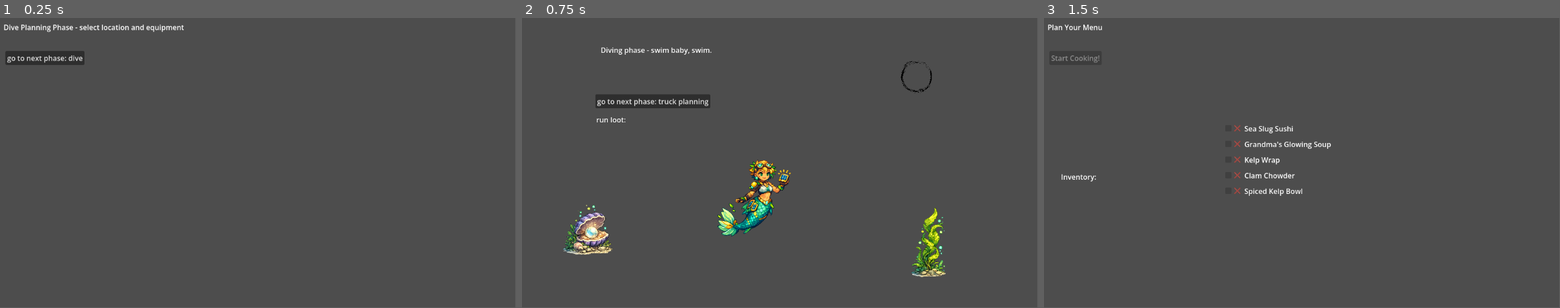
Above: before the commit, frames 1-3 (left to right).
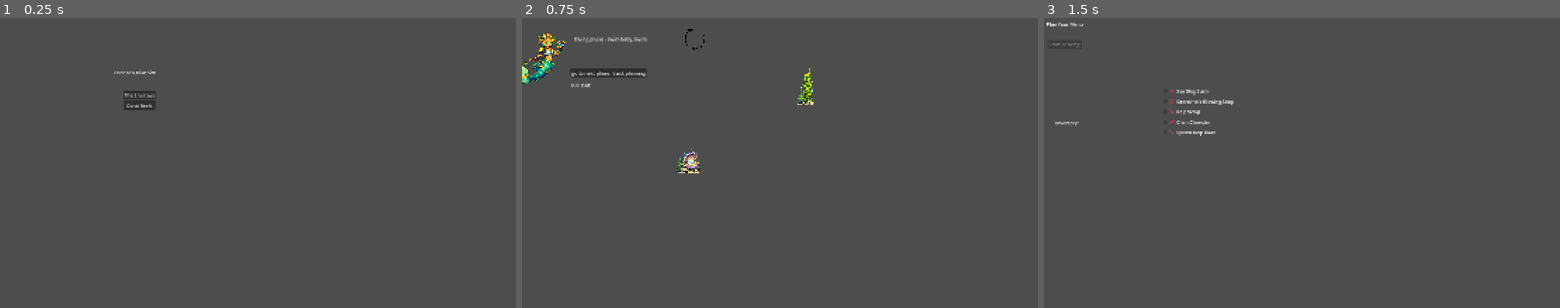
Above: after the commit, the same moments.

Repository: rae-ralston/mermaid-food-truck
Game: Godot game, scene res://scenes/main/main.tscn
Two runs of this game, one before a commit and one after it. Both use one fixed random seed, a clock stepped at 60 frames per second and the inputs below.
Inputs:
- Up to frame 1 (0.25 s): no input
- Up to frame 2 (0.75 s): click "go to next phase: dive" (after the commit: "The Shallows") at 0.5 s
- Up to frame 3 (1.5 s): click "go to next phase: truck plann…" at 1.25 s
In our replay, the window is 799x449 before the commit and 800x450 after it. These sizes can differ from the game's own. Grey fills any space a smaller window leaves; there, only what the larger window draws over its background counts as a difference.

The runs differ from the first frame. In frame 1, 1.4% of the frame differs, in the area x 0-36%, y 2-32%; in frame 2, 6.0%, in the area x 0-83%, y 3-90%; in frame 3, 1.3%.

Commit message:
dive prep phase: choose dive site

Diff:
--- a/data/ingredients/coral_spice.tres
+++ b/data/ingredients/coral_spice.tres
@@ -1,9 +1,11 @@
 [gd_resource type="Resource" script_class="IngredientData" format=3 uid="uid://bnyo7fgknfdqs"]
 
 [ext_resource type="Script" uid="uid://n1yc0ylmvws4" path="res://resources/ingredient_data.gd" id="1_51f30"]
+[ext_resource type="Texture2D" uid="uid://4xcxgkyojg4y" path="res://assets/ingredients/coral_spice.png" id="2_j1ovi"]
 
 [resource]
 script = ExtResource("1_51f30")
 id = &"coral_spice"
 display_name = "Coral Spice"
+sprite = ExtResource("2_j1ovi")
 metadata/_custom_type_script = "uid://n1yc0ylmvws4"
--- a/data/ingredients/glow_algae.tres
+++ b/data/ingredients/glow_algae.tres
@@ -1,9 +1,11 @@
 [gd_resource type="Resource" script_class="IngredientData" format=3 uid="uid://k86vjq2bv5jl"]
 
 [ext_resource type="Script" uid="uid://n1yc0ylmvws4" path="res://resources/ingredient_data.gd" id="1_04jo0"]
+[ext_resource type="Texture2D" uid="uid://s0ialf8bp1il" path="res://assets/ingredients/glow_algae.png" id="2_d4if5"]
 
 [resource]
 script = ExtResource("1_04jo0")
 id = &"glow_algae"
 display_name = "Glow Algae"
+sprite = ExtResource("2_d4if5")
 metadata/_custom_type_script = "uid://n1yc0ylmvws4"
--- a/data/ingredients/sea_slug.tres
+++ b/data/ingredients/sea_slug.tres
@@ -1,9 +1,11 @@
 [gd_resource type="Resource" script_class="IngredientData" format=3 uid="uid://dgfkoyy1lpqx"]
 
 [ext_resource type="Script" uid="uid://n1yc0ylmvws4" path="res://resources/ingredient_data.gd" id="1_ag73p"]
+[ext_resource type="Texture2D" uid="uid://bswlecxwtdxfr" path="res://assets/ingredients/sea_slug.png" id="2_1o0jl"]
 
 [resource]
 script = ExtResource("1_ag73p")
 id = &"sea_slug"
 display_name = "Sea Slug"
+sprite = ExtResource("2_1o0jl")
 metadata/_custom_type_script = "uid://n1yc0ylmvws4"
--- a/project.godot
+++ b/project.godot
@@ -22,6 +22,13 @@
 [autoload]
 
 GameState="*uid://dqt8nxif3f6f1"
+
+[display]
+
+window/size/viewport_width=1920
+window/size/viewport_height=1080
+window/stretch/mode="canvas_items"
+window/stretch/scale=1.1
 
 [input]
 
--- /dev/null
+++ b/scenes/DiveExtractionZone.tscn
@@ -0,0 +1,17 @@
+[gd_scene format=3 uid="uid://dmeklwytvnij2"]
+
+[ext_resource type="Texture2D" uid="uid://bls7bxslauon" path="res://assets/exit_dive_zone.png" id="1_6ihvh"]
+
+[sub_resource type="RectangleShape2D" id="RectangleShape2D_hjqkg"]
+size = Vector2(56, 51)
+
+[node name="ExtractionZone" type="Area2D" unique_id=1450148318]
+
+[node name="CollisionShape2D" type="CollisionShape2D" parent="." unique_id=255390868]
+position = Vector2(-1.500061, -1.6564331)
+shape = SubResource("RectangleShape2D_hjqkg")
+
+[node name="Sprite2D" type="Sprite2D" parent="." unique_id=1219247748]
+position = Vector2(-5.500061, -3.1564255)
+scale = Vector2(0.038419873, 0.038419876)
+texture = ExtResource("1_6ihvh")
--- a/scenes/Gatherable.tscn
+++ b/scenes/Gatherable.tscn
@@ -3,7 +3,7 @@
 [ext_resource type="Script" uid="uid://c1puexttxekpj" path="res://scripts/gatherable.gd" id="1_sb873"]
 
 [sub_resource type="CircleShape2D" id="CircleShape2D_sb873"]
-radius = 21.023796
+radius = 40.0
 
 [node name="Gatherable" type="Area2D" unique_id=724619957]
 script = ExtResource("1_sb873")
--- /dev/null
+++ b/scenes/dive_sites/CoralReef.tscn
@@ -0,0 +1,38 @@
+[gd_scene format=3 uid="uid://c0nngv5piurw5"]
+
+[ext_resource type="PackedScene" uid="uid://dk6qw7c5wr6n5" path="res://scenes/Gatherable.tscn" id="1_fvh32"]
+[ext_resource type="PackedScene" uid="uid://dmeklwytvnij2" path="res://scenes/DiveExtractionZone.tscn" id="1_sq6kx"]
+[ext_resource type="Resource" uid="uid://dgfkoyy1lpqx" path="res://data/ingredients/sea_slug.tres" id="3_sfdv6"]
+[ext_resource type="Resource" uid="uid://k86vjq2bv5jl" path="res://data/ingredients/glow_algae.tres" id="4_ciwex"]
+[ext_resource type="Resource" uid="uid://bnyo7fgknfdqs" path="res://data/ingredients/coral_spice.tres" id="5_hfw5p"]
+
+[node name="CoralReef" type="Node2D" unique_id=1735794319]
+
+[node name="PhaseLabel" type="Label" parent="." unique_id=1474207612]
+offset_left = 191.0
+offset_top = 50.0
+offset_right = 231.0
+offset_bottom = 73.0
+
+[node name="SpawnPoint" type="Marker2D" parent="." unique_id=1377437941]
+position = Vector2(106, 425)
+
+[node name="ExtractionZone" parent="." unique_id=1450148318 instance=ExtResource("1_sq6kx")]
+position = Vector2(958, 119)
+
+[node name="Gatherables" type="Node2D" parent="." unique_id=2143802834]
+
+[node name="SeaSlug" parent="Gatherables" unique_id=724619957 instance=ExtResource("1_fvh32")]
+position = Vector2(167, 445)
+scale = Vector2(0.2, 0.2)
+ingredient = ExtResource("3_sfdv6")
+
+[node name="GlowAlgae" parent="Gatherables" unique_id=850747296 instance=ExtResource("1_fvh32")]
+position = Vector2(525, 521)
+scale = Vector2(0.2, 0.2)
+ingredient = ExtResource("4_ciwex")
+
+[node name="CoralSpice" parent="Gatherables" unique_id=791317443 instance=ExtResource("1_fvh32")]
+position = Vector2(869, 363)
+scale = Vector2(0.2, 0.2)
+ingredient = ExtResource("5_hfw5p")
--- /dev/null
+++ b/scenes/dive_sites/Shallows.tscn
@@ -0,0 +1,30 @@
+[gd_scene format=3 uid="uid://djqk8sfcfbcg2"]
+
+[ext_resource type="PackedScene" uid="uid://dmeklwytvnij2" path="res://scenes/DiveExtractionZone.tscn" id="1_75yn0"]
+[ext_resource type="PackedScene" uid="uid://dk6qw7c5wr6n5" path="res://scenes/Gatherable.tscn" id="2_wattj"]
+[ext_resource type="Resource" uid="uid://bkbxxqax43ccc" path="res://data/ingredients/kelp.tres" id="3_6jrwa"]
+[ext_resource type="Resource" uid="uid://llrh0xapr6w8" path="res://data/ingredients/clam.tres" id="4_wattj"]
+
+[node name="Shallows" type="Node2D" unique_id=2100404145]
+
+[node name="PhaseLabel" type="Label" parent="." unique_id=1396643655]
+offset_right = 40.0
+offset_bottom = 23.0
+
+[node name="SpawnPoint" type="Marker2D" parent="." unique_id=1225464967]
+position = Vector2(87, 134)
+
+[node name="ExtractionZone" parent="." unique_id=1450148318 instance=ExtResource("1_75yn0")]
+position = Vector2(590, 74)
+
+[node name="Gatherables" type="Node2D" parent="." unique_id=531693048]
+
+[node name="Kelp" parent="Gatherables" unique_id=724619957 instance=ExtResource("2_wattj")]
+position = Vector2(961, 233)
+scale = Vector2(0.2, 0.2)
+ingredient = ExtResource("3_6jrwa")
+
+[node name="Clam" parent="Gatherables" unique_id=1988633152 instance=ExtResource("2_wattj")]
+position = Vector2(564, 482)
+scale = Vector2(0.2, 0.2)
+ingredient = ExtResource("4_wattj")
--- a/scenes/phases/PhaseDive.tscn
+++ b/scenes/phases/PhaseDive.tscn
@@ -1,16 +1,7 @@
 [gd_scene format=3 uid="uid://du5xi617rbs8o"]
 
 [ext_resource type="Script" uid="uid://rtcpo4mqd8ep" path="res://scripts/core/phase_dive.gd" id="1_kdymv"]
-[ext_resource type="PackedScene" uid="uid://dk6qw7c5wr6n5" path="res://scenes/Gatherable.tscn" id="2_15aut"]
 [ext_resource type="PackedScene" uid="uid://cgorwwg8pq6yc" path="res://scenes/Diver.tscn" id="2_axc04"]
-[ext_resource type="Texture2D" uid="uid://bls7bxslauon" path="res://assets/exit_dive_zone.png" id="3_15aut"]
-[ext_resource type="Resource" uid="uid://bkbxxqax43ccc" path="res://data/ingredients/kelp.tres" id="3_wywg5"]
-[ext_resource type="Resource" uid="uid://llrh0xapr6w8" path="res://data/ingredients/clam.tres" id="4_pv530"]
-
-[sub_resource type="TileSet" id="TileSet_15aut"]
-
-[sub_resource type="RectangleShape2D" id="RectangleShape2D_hjqkg"]
-size = Vector2(56, 51)
 
 [node name="PhaseDive" type="Control" unique_id=1390649418]
 layout_mode = 3
@@ -19,35 +10,7 @@
 
 [node name="World" type="Node2D" parent="." unique_id=1150662282]
 
-[node name="Level" type="TileMapLayer" parent="World" unique_id=388151693]
-tile_set = SubResource("TileSet_15aut")
-
-[node name="Gatherables" type="Node2D" parent="World" unique_id=1300423941]
-
-[node name="Kelp" parent="World/Gatherables" unique_id=724619957 instance=ExtResource("2_15aut")]
-position = Vector2(909, 502)
-scale = Vector2(0.25, 0.25)
-ingredient = ExtResource("3_wywg5")
-
-[node name="Clam" parent="World/Gatherables" unique_id=64548439 instance=ExtResource("2_15aut")]
-position = Vector2(147, 473)
-scale = Vector2(0.25, 0.25)
-ingredient = ExtResource("4_pv530")
-
-[node name="ExtractionZone" type="Area2D" parent="World" unique_id=859701932]
-position = Vector2(887, 135)
-
-[node name="CollisionShape2D" type="CollisionShape2D" parent="World/ExtractionZone" unique_id=812380522]
-position = Vector2(-1.500061, -1.6564331)
-shape = SubResource("RectangleShape2D_hjqkg")
-
-[node name="Sprite2D" type="Sprite2D" parent="World/ExtractionZone" unique_id=1526785757]
-position = Vector2(-5.500061, -3.1564255)
-scale = Vector2(0.038419873, 0.038419876)
-texture = ExtResource("3_15aut")
-
 [node name="Diver" parent="World" unique_id=882753087 instance=ExtResource("2_axc04")]
-position = Vector2(540, 400)
 
 [node name="HUD" type="Control" parent="." unique_id=1958385963]
 anchors_preset = 0
--- a/scenes/phases/PhaseDivePlanning.tscn
+++ b/scenes/phases/PhaseDivePlanning.tscn
@@ -7,16 +7,22 @@
 anchors_preset = 0
 script = ExtResource("1_lptrt")
 
-[node name="Label" type="Label" parent="." unique_id=513244784]
+[node name="PhaseLabel" type="Label" parent="." unique_id=513244784]
 layout_mode = 0
-offset_left = 8.0
-offset_top = 9.0
-offset_right = 48.0
-offset_bottom = 32.0
+offset_left = 385.0
+offset_top = 173.0
+offset_right = 425.0
+offset_bottom = 196.0
 
-[node name="Button" type="Button" parent="." unique_id=1941658173]
+[node name="DiveSiteSelector" type="VBoxContainer" parent="." unique_id=1679876797]
 layout_mode = 0
-offset_left = 12.0
-offset_top = 74.0
-offset_right = 20.0
-offset_bottom = 82.0
+offset_left = 417.0
+offset_top = 246.0
+offset_right = 457.0
+offset_bottom = 286.0
+
+[node name="ShallowsButton" type="Button" parent="DiveSiteSelector" unique_id=1941658173]
+layout_mode = 2
+
+[node name="CoralReefButton" type="Button" parent="DiveSiteSelector" unique_id=1963943669]
+layout_mode = 2
--- a/scripts/core/phase_dive.gd
+++ b/scripts/core/phase_dive.gd
@@ -8,10 +8,19 @@
 	$HUD/Button.text = "go to next phase: truck planning"
 	$HUD/Button.pressed.connect(_extract_and_finish)
 	$World/Diver.interaction_performed.connect(_on_interaction)
-	$World/ExtractionZone.body_entered.connect(_on_extraction_body_entered)
 
+func enter(payload: Dictionary) -> void:
+	var dive_site = load(payload.dive_site) as PackedScene
+	var site_instance := dive_site.instantiate()
+	$World.add_child(site_instance)
 
-func enter(_payload: Dictionary) -> void:
+	var spawn_point: Marker2D = site_instance.find_child("SpawnPoint")
+	var extraction_zone = site_instance.find_child("ExtractionZone")
+
+	$World/Diver.global_position = spawn_point.global_position
+
+	extraction_zone.body_entered.connect(_on_extraction_body_entered)
+
 	run_gathered.clear()
 	extracted = false
 	_refresh_loot_ui()
@@ -34,6 +43,7 @@
 		target[id] = int(target.get(id, 0)) + int(items[id])
 
 func _update_debug_ui(items_gathered) -> void:
+	_refresh_loot_ui()
 	print("[DIVE PHASE] updating UI with: ", items_gathered)
 	pass
 
--- a/scripts/core/phase_dive_planning.gd
+++ b/scripts/core/phase_dive_planning.gd
@@ -1,12 +1,20 @@
 extends BasePhase
 
+const sites: Dictionary = {
+	"coral_reef": "res://scenes/dive_sites/CoralReef.tscn",
+	"shallows": "res://scenes/dive_sites/Shallows.tscn"
+}
+
 func _ready() -> void:
-	$Label.text = "Dive Planning Phase - select location and equipment"
-	$Button.text = "go to next phase: dive"
-	$Button.pressed.connect(_on_next)
+	$PhaseLabel.text = "Choose a Dive Site"
+	$DiveSiteSelector/CoralReefButton.text = "Coral Reefs"
+	$DiveSiteSelector/CoralReefButton.pressed.connect(_on_next.bind(sites["coral_reef"]))
+
+	$DiveSiteSelector/ShallowsButton.text = "The Shallows"
+	$DiveSiteSelector/ShallowsButton.pressed.connect(_on_next.bind(sites["shallows"]))
 
 func enter(_payload: Dictionary) -> void:
 	GameState.start_new_day()
 
-func _on_next() -> void:
-	emit_signal("phase_finished", PhaseIds.PhaseId.DIVE, {})
+func _on_next(next_dive_site: String) -> void:
+	emit_signal("phase_finished", PhaseIds.PhaseId.DIVE, {"dive_site": next_dive_site})
Binary file added: assets/ingredients/coral_spice.png
Not shown, added: assets/ingredients/coral_spice.png.import
Binary file added: assets/ingredients/glow_algae.png
Not shown, added: assets/ingredients/glow_algae.png.import
Binary file added: assets/ingredients/sea_slug.png
Not shown, added: assets/ingredients/sea_slug.png.import
Not shown, changed: CLAUDE.md
